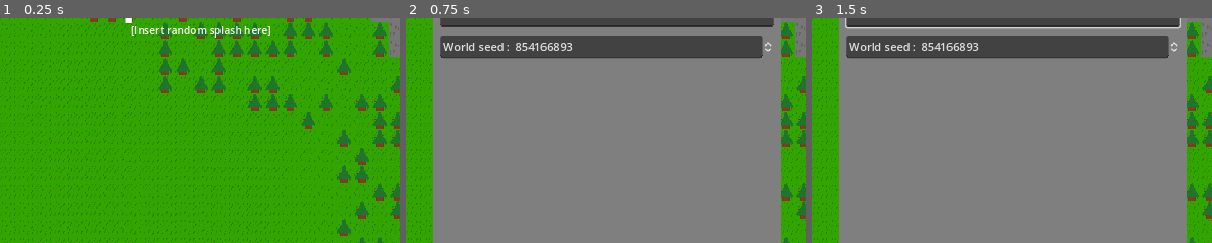
Above: before the commit, frames 1-3 (left to right).
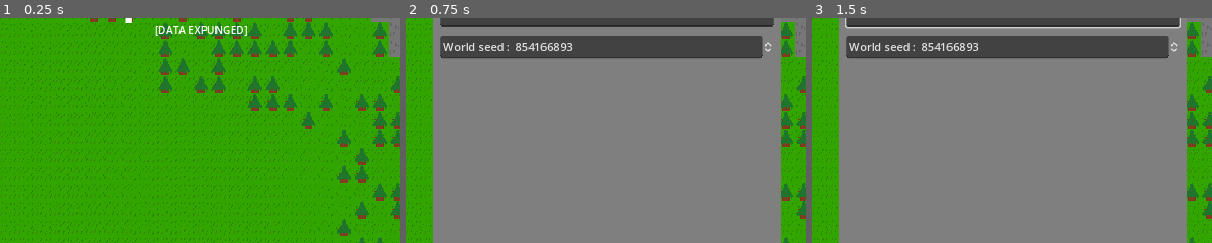
Above: after the commit, the same moments.

Repository: GamerninjaSKYT/OpenBox
Game: Godot game, scene res://MainMenu.tscn
Same seed, same stepped clock (60 frames per second), same inputs: the game is played once before the commit and once after it.
Inputs (mouse positions are % of the whole screen's width and height, from its top left):
- Up to frame 1 (0.25 s): no input
- Up to frame 2 (0.75 s): click "New Game" at 0.5 s
- Up to frame 3 (1.5 s): click (50, 11) at 1.27 s; type "Alex" at 1.35 s
The pictures show only the part of the screen within x 25-75%, y 15-65%; the shares and areas given below are measured in that part.

The runs differ from the first frame. In frame 1, 0.8% of the frame differs, in the area x 32-68%, y 3-9%; in frame 2, nothing differs; in frame 3, nothing differs.

Commit message:
Added 2 scp text splashes

Diff:
--- a/MainMenu.tscn
+++ b/MainMenu.tscn
@@ -65,7 +65,7 @@
 horizontal_alignment = 1
 script = ExtResource("2_vnxnp")
 splash = NodePath(".")
-splashes = Array[String](["[Insert random splash here]", "Needs to be about 20% cooler!", "37% bug-free code!", "This splash was added on a Sunday", "toki pona li lon"])
+splashes = Array[String](["[Insert random splash here]", "Needs to be about 20% cooler!", "37% bug-free code!", "This splash was added on a Sunday", "toki pona li lon", "●●|●●●●●|●●|● ", "[DATA EXPUNGED]"])
 
 [node name="NewGame" type="Button" parent="CanvasLayer/Control"]
 layout_mode = 0
